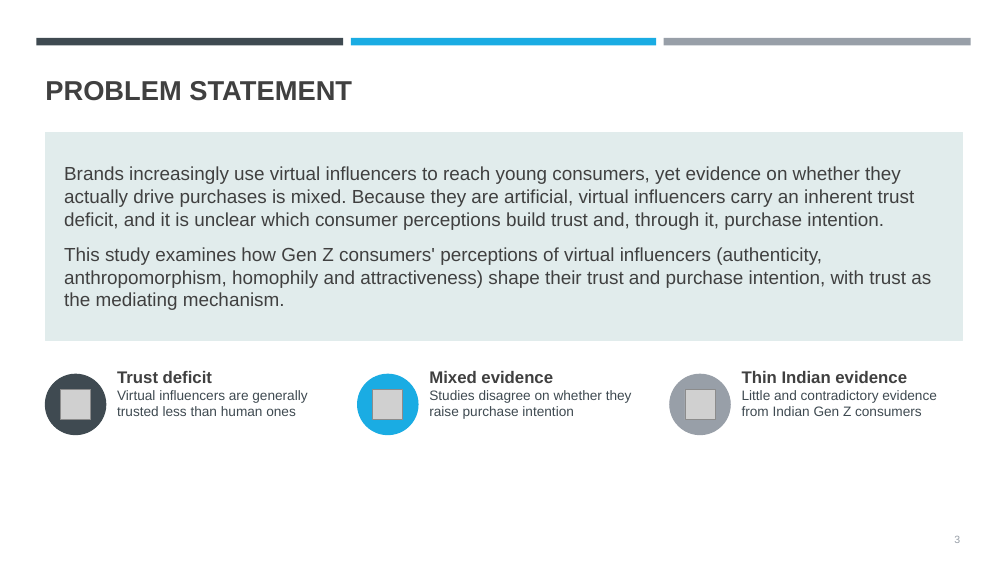
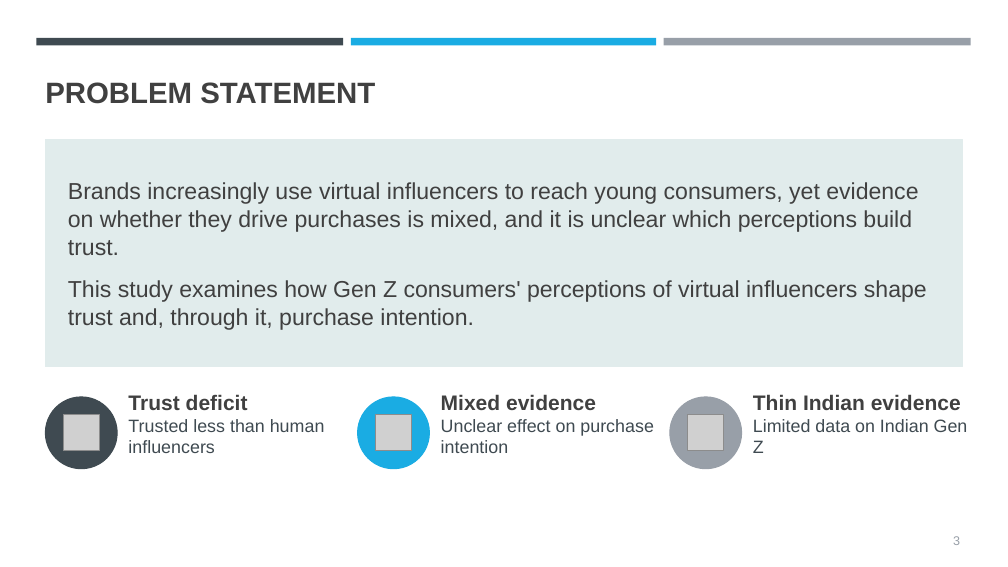
Before and after one commit to Abhiramjayan-versiert/AJ-Claude-, a slide deck: slide 3 of presentation/Virtual_Influencers_Trust_Purchase_Intention_GenZ.pptx. Drawn at 1008x567 pixels with LibreOffice and Linux fonts; fonts in the diff are those of the drawing; grey boxes stand for pictures. Boxes give left, top, right and bottom in pixels: in the first picture for what was removed or moved away, otherwise in the second. Text is boxed around its words. In the diff, an @@ line names an element or a change of style, - is before the commit and + after.

```diff
--- a/presentation/Virtual_Influencers_Trust_Purchase_Intention_GenZ.pptx
+++ b/presentation/Virtual_Influencers_Trust_Purchase_Intention_GenZ.pptx
@@ title "PROBLEM STATEMENT" at box(45, 82, 375, 104): size 26 to 28 pt @@
@@ rectangle: place and size @@
-rectangle at box(45, 132, 963, 340)
+rectangle at box(45, 140, 963, 367)
@@ text at box(68, 182, 927, 330): text changed; size 18 to 22 pt @@
-Brands increasingly use virtual influencers to reach young consumers, yet evidence on whether they actually drive purchases is mixed. Because they are artificial, virtual influencers carry an inherent trust deficit, and it is unclear which consumer perceptions build trust and, through it, purchase intention.
-This study examines how Gen Z consumers' perceptions of virtual influencers (authenticity, anthropomorphism, homophily and attractiveness) shape their trust and purchase intention, with trust as the mediating mechanism.
+Brands increasingly use virtual influencers to reach young consumers, yet evidence on whether they drive purchases is mixed, and it is unclear which perceptions build trust.
+This study examines how Gen Z consumers' perceptions of virtual influencers shape trust and, through it, purchase intention.
@@ text "Trust deficit": place and size @@
-text "Trust deficit" at box(117, 371, 307, 416)
+text "Trust deficit" at box(128, 394, 325, 453)
@@ text "Mixed evidence": place and size @@
-text "Mixed evidence" at box(429, 371, 632, 419)
+text "Mixed evidence" at box(441, 394, 654, 453)
@@ text "Thin Indian evidence": place and size @@
-text "Thin Indian evidence" at box(742, 371, 937, 416)
+text "Thin Indian evidence" at box(753, 394, 968, 453)
@@ ellipse: place and size @@
-ellipse at box(45, 374, 106, 435)
+ellipse at box(45, 397, 117, 469)
@@ picture: place and size @@
-picture at box(60, 389, 91, 420)
+picture at box(64, 415, 99, 451)
@@ text at box(128, 419, 325, 453): text changed; size 13 to 17 pt @@
-Virtual influencers are generally trusted less than human ones
+Trusted less than human influencers
@@ text at box(128, 394, 248, 410): size 16 to 20 pt in "Trust deficit" @@
@@ ellipse: place and size @@
-ellipse at box(358, 374, 418, 435)
+ellipse at box(358, 397, 430, 469)
@@ picture: place and size @@
-picture at box(373, 389, 403, 420)
+picture at box(376, 415, 411, 451)
@@ text at box(441, 419, 654, 453): text changed; size 13 to 17 pt @@
-Studies disagree on whether they raise purchase intention
+Unclear effect on purchase intention
@@ text at box(441, 394, 596, 410): size 16 to 20 pt in "Mixed evidence" @@
@@ ellipse: place and size @@
-ellipse at box(670, 374, 730, 435)
+ellipse at box(670, 397, 742, 469)
@@ picture: place and size @@
-picture at box(685, 389, 715, 420)
+picture at box(688, 415, 724, 451)
@@ text at box(753, 419, 968, 453): text changed; size 13 to 17 pt @@
-Little and contradictory evidence from Indian Gen Z consumers
+Limited data on Indian Gen Z
@@ text at box(753, 394, 961, 410): size 16 to 20 pt in "Thin Indian evidence" @@
@@ page number at box(953, 536, 960, 545): size 10 to 12 pt @@
```
Also in this commit, not shown: 16 other slides changed, 5 slides added.
